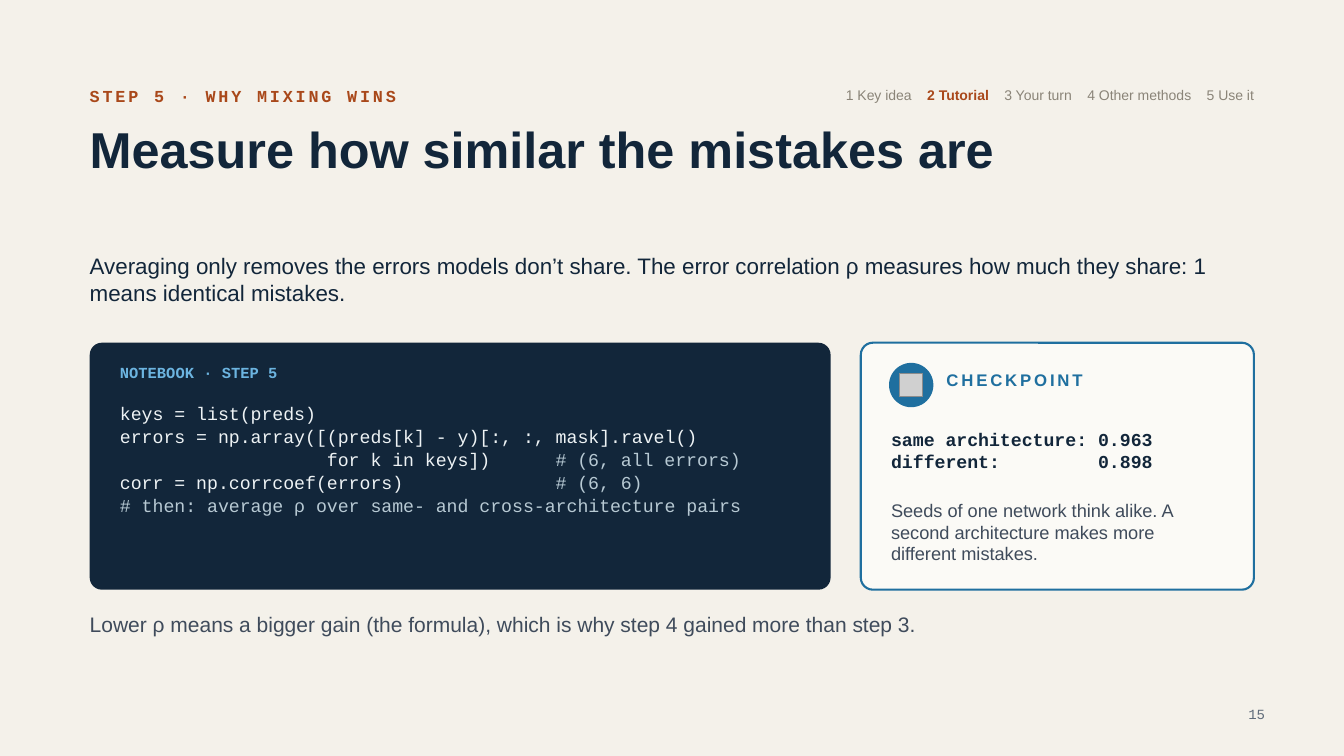
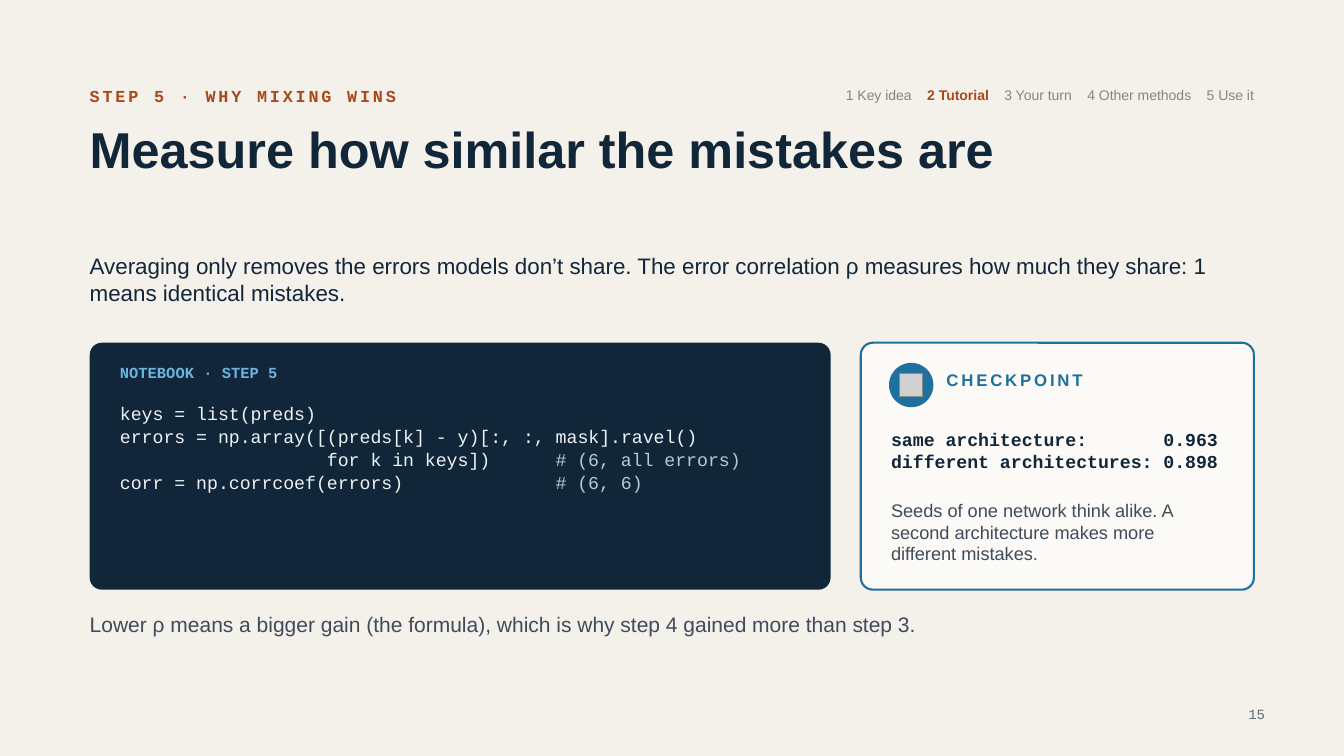
Before and after one commit to damianlapenavidal/ensemble-workshop, a slide deck: slide 15 of slides/ensemble-workshop.pptx. Drawn at 1344x756 pixels with LibreOffice and Linux fonts; fonts in the diff are those of the drawing; grey boxes stand for pictures. Boxes give left, top, right and bottom in pixels: in the first picture for what was removed or moved away, otherwise in the second. Text is boxed around its words. In the diff, an @@ line names an element or a change of style, - is before the commit and + after.

```diff
--- a/slides/ensemble-workshop.pptx
+++ b/slides/ensemble-workshop.pptx
@@ text at [891,455,1217,468]: text changed @@
-different: 0.898
+different architectures: 0.898
@@ text at [142,499,741,516]: paragraph removed @@
-# then: average ρ over same- and cross-architecture pairs
```
Also in this commit, not shown: 16 other slides changed, 1 slide removed, 3 other files.
